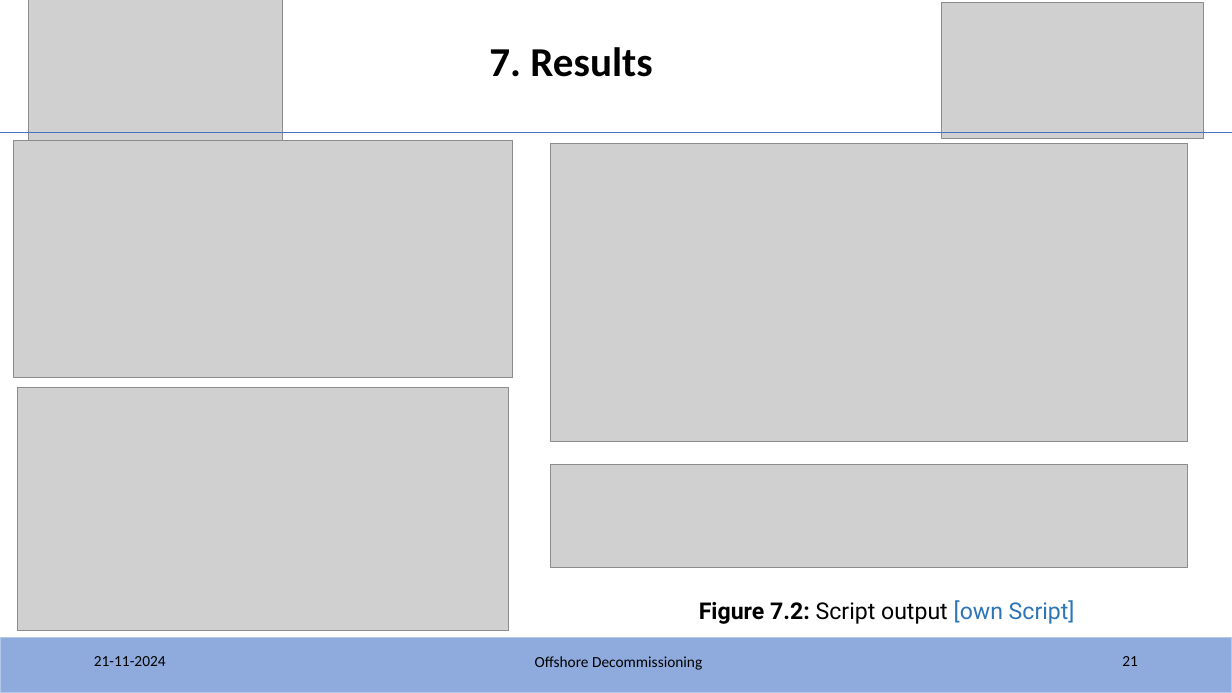
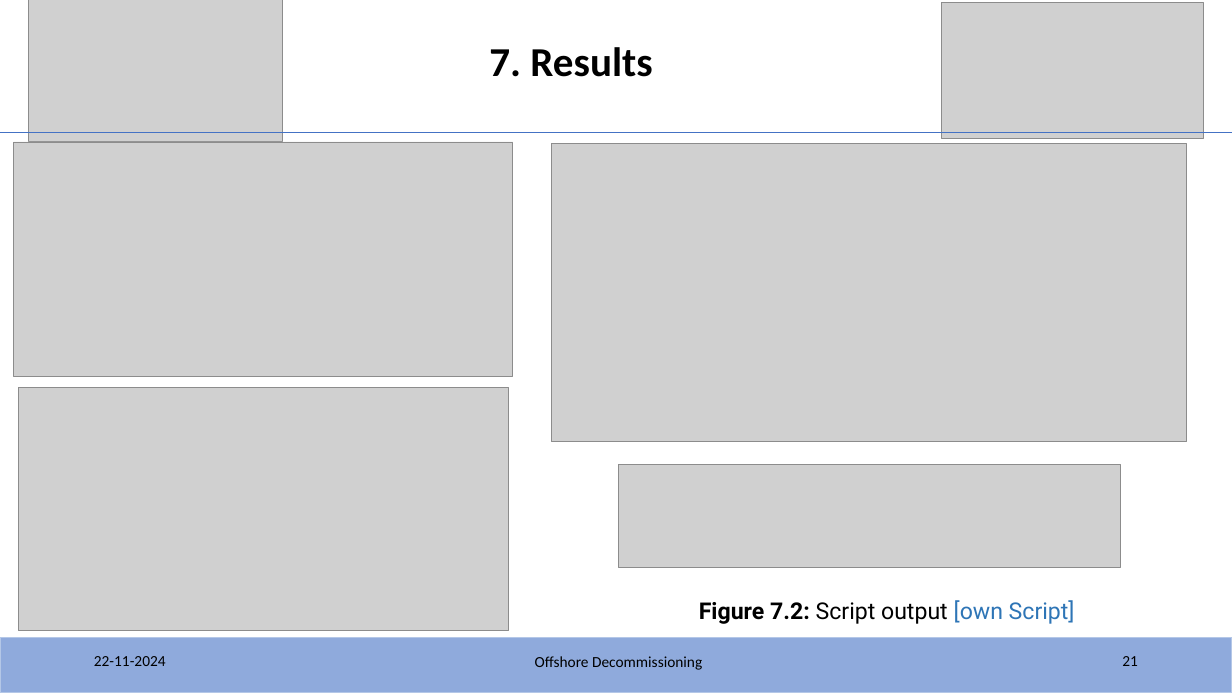
Before and after one commit to KSoni1505/Fraunhofer_IWES_Interview_Task_Offshore-Decommissioning, a slide deck: slide 21 of IWES/IWES_Task.pptx. Drawn at 1232x693 pixels with LibreOffice and Linux fonts; fonts in the diff are those of the drawing; grey boxes stand for pictures. Boxes give left, top, right and bottom in pixels: in the first picture for what was removed or moved away, otherwise in the second. Text is boxed around its words. In the diff, an @@ line names an element or a change of style, - is before the commit and + after.

```diff
--- a/IWES/IWES_Task.pptx
+++ b/IWES/IWES_Task.pptx
@@ picture: place and size @@
-picture at <box>551,465,1189,567</box>
+picture at <box>618,465,1120,567</box>
@@ text at <box>94,656,166,666</box>: text changed @@
-21-11-2024
+22-11-2024
```
Also in this commit, not shown: 21 other slides changed, 6 other files.
